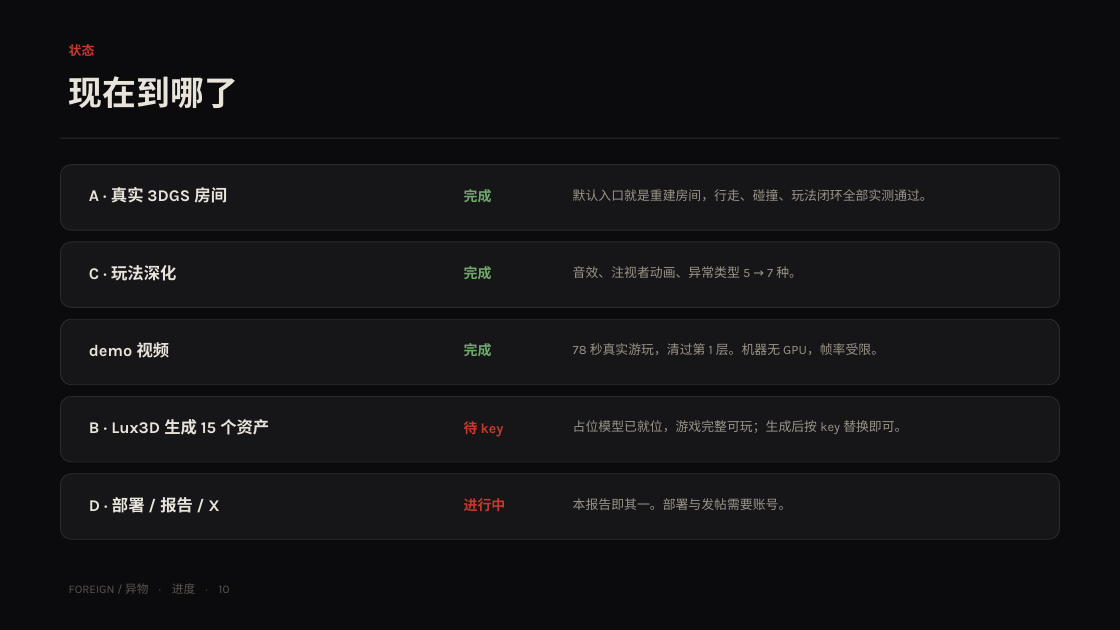
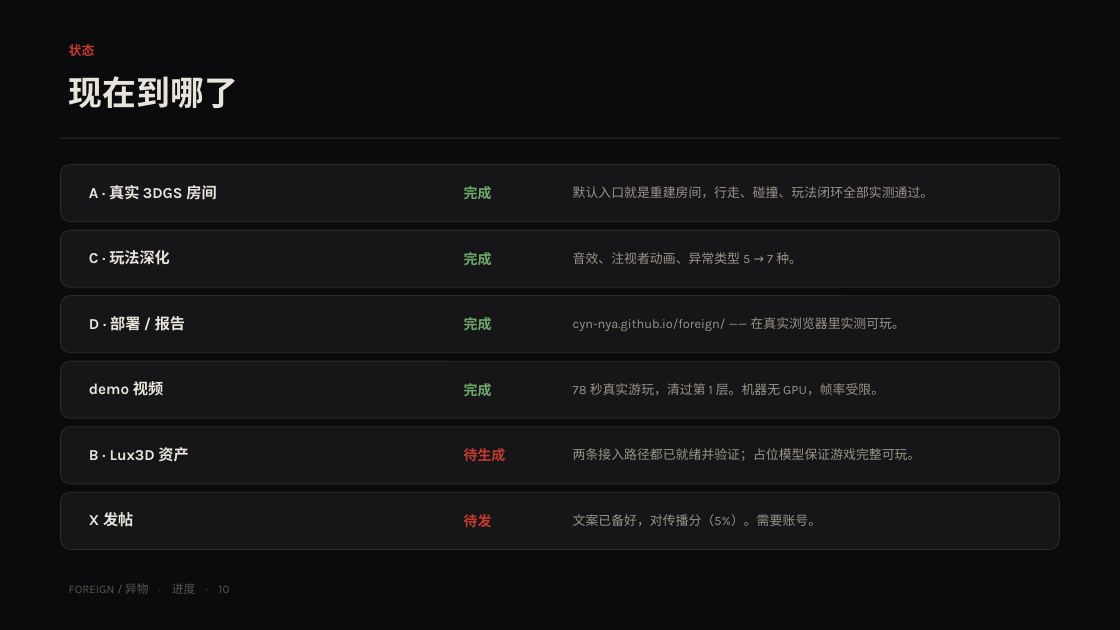
Before and after one commit to cyn-nya/foreign, a slide deck: slide 10 of artifacts/report/FOREIGN-report.pptx. Drawn at 1120x630 pixels with LibreOffice and Linux fonts; fonts in the diff are those of the drawing. Boxes give left, top, right and bottom in pixels: in the first picture for what was removed or moved away, otherwise in the second. Text is boxed around its words. In the diff, an @@ line names an element or a change of style, - is before the commit and + after.

```diff
--- a/artifacts/report/FOREIGN-report.pptx
+++ b/artifacts/report/FOREIGN-report.pptx
@@ rounded rectangle: place and size @@
-rounded rectangle at box(60, 165, 1060, 230)
+rounded rectangle at box(60, 165, 1060, 222)
@@ rounded rectangle: place and size @@
-rounded rectangle at box(60, 242, 1060, 308)
+rounded rectangle at box(60, 230, 1060, 287)
@@ text "C · 玩法深化": place and size @@
-text "C · 玩法深化" at box(89, 265, 176, 281)
+text "C · 玩法深化" at box(89, 250, 170, 265)
@@ text "完成": place and size @@
-text "完成" at box(464, 266, 492, 279)
+text "完成" at box(464, 252, 492, 265)
@@ text "音效、注视者动画、异常类型 5 → 7 种。": place and size @@
-text "音效、注视者动画、异常类型 5 → 7 种。" at box(573, 266, 802, 278)
+text "音效、注视者动画、异常类型 5 → 7 种。" at box(573, 252, 802, 264)
@@ rounded rectangle: place and size @@
-rounded rectangle at box(60, 319, 1060, 385)
+rounded rectangle at box(60, 296, 1060, 353)
@@ text at box(89, 314, 185, 334): text changed; size 14 to 13 pt @@
-D · 部署 / 报告 / X
+D · 部署 / 报告
@@ text "完成": place and size @@
-text "完成" at box(464, 343, 492, 356)
+text "完成" at box(464, 317, 492, 330)
@@ text added at box(573, 317, 905, 331), 11 pt, text #9A9488 @@
+cyn-nya.github.io/foreign/ —— 在真实浏览器里实测可玩。
@@ rounded rectangle: place and size @@
-rounded rectangle at box(60, 397, 1060, 462)
+rounded rectangle at box(60, 361, 1060, 418)
@@ size 14 to 13 pt in 3 elements at box(89, 185, 216, 199), box(89, 250, 170, 265), box(89, 379, 163, 399) @@
@@ text "demo 视频": place and size @@
-text "demo 视频" at box(89, 342, 170, 358)
+text "demo 视频" at box(89, 379, 163, 399)
@@ text at box(464, 383, 492, 396): text changed; text colour #C23B2E to #6FA86B @@
-待 key
+完成
@@ text "78 秒真实游玩，清过第 1 层。机器无 GPU，帧率受限。": place and size @@
-text "78 秒真实游玩，清过第 1 层。机器无 GPU，帧率受限。" at box(573, 343, 884, 355)
+text "78 秒真实游玩，清过第 1 层。机器无 GPU，帧率受限。" at box(573, 383, 884, 395)
@@ rounded rectangle: place and size @@
-rounded rectangle at box(60, 474, 1060, 539)
+rounded rectangle at box(60, 427, 1060, 484)
@@ text at box(89, 447, 188, 462): text changed; size 14 to 13 pt @@
-B · Lux3D 生成 15 个资产
+B · Lux3D 资产
@@ text at box(464, 448, 506, 461): text changed @@
-进行中
+待生成
@@ text at box(573, 448, 921, 461): text changed @@
-本报告即其一。部署与发帖需要账号。
+两条接入路径都已就绪并验证；占位模型保证游戏完整可玩。
@@ text removed at box(573, 420, 907, 434) @@
-占位模型已就位，游戏完整可玩；生成后按 key 替换即可。
@@ rounded rectangle added at box(60, 492, 1060, 549), fill #161518, outline #2C2A2E 0.75 pt @@
@@ text added at box(89, 512, 133, 527), 13 pt, text #E8E4DC, bold @@
+X 发帖
@@ text added at box(464, 514, 492, 527), 12 pt, text #C23B2E, bold @@
+待发
@@ text added at box(573, 514, 821, 526), 11 pt, text #9A9488 @@
+文案已备好，对传播分（5%）。需要账号。
```
Also in this commit, not shown: 3 other slides changed, 10 other files.
